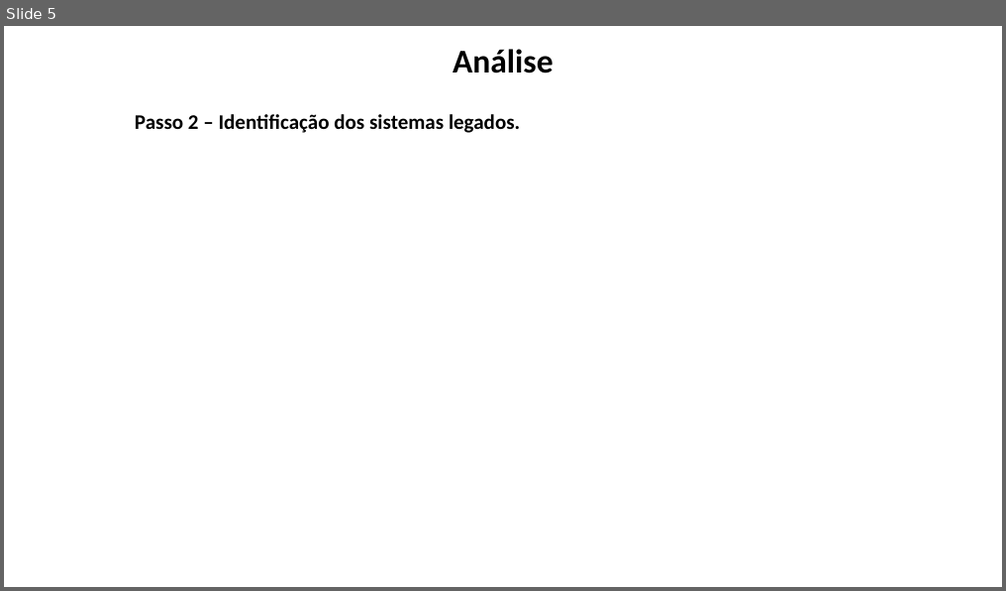
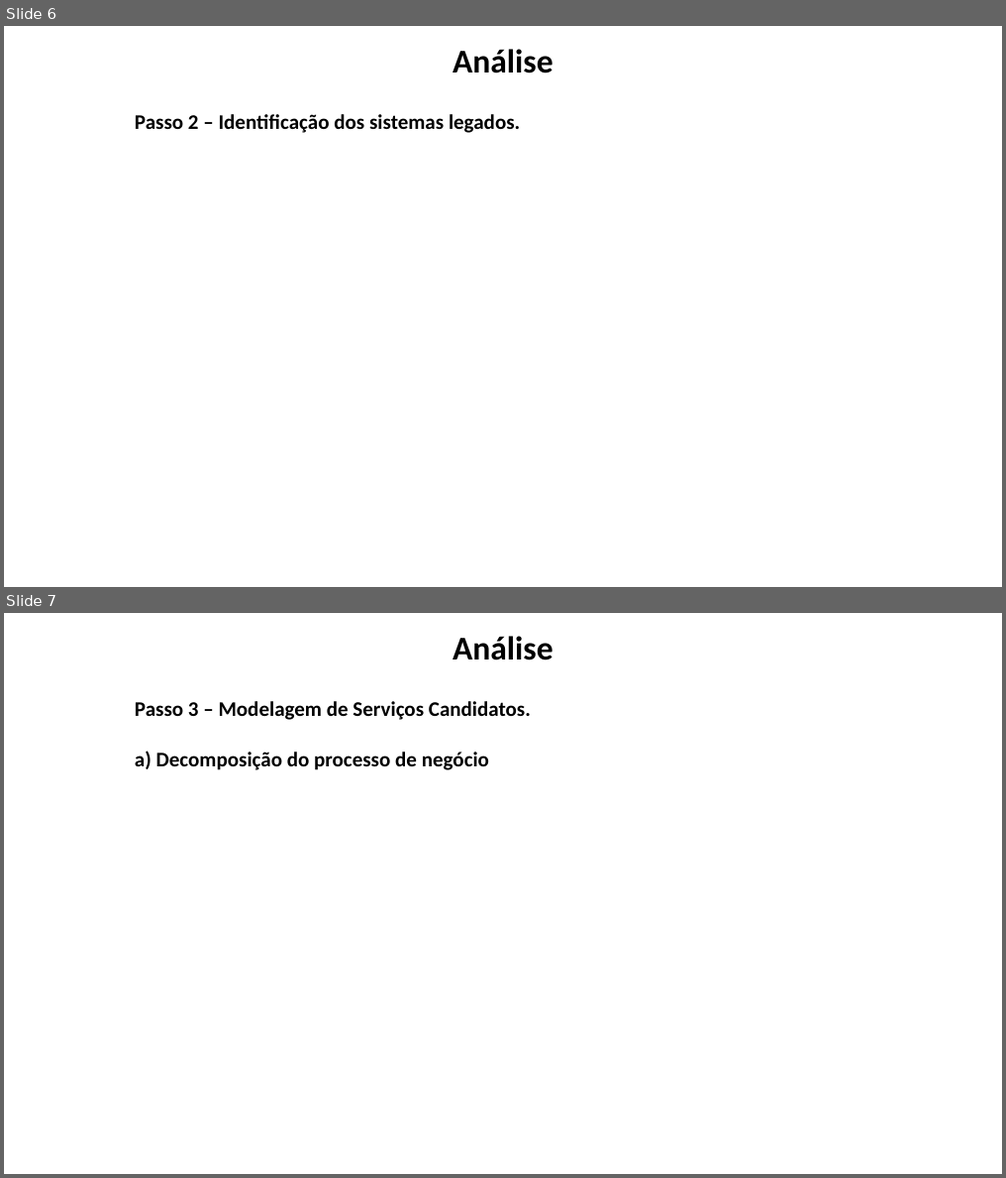
Before and after one commit to dm112-dupla/final-project, a slide deck: Trabalho 1 - DM112.pptx. Shown one above the other, each under a label of ours: slide 5 before the commit, slides 6 and 7 after it. The pictures are 1006x591 and 1006x1178 pixels, drawn with LibreOffice and Linux fonts; fonts in the diff are those of the drawing; background and template pictures are left out. Boxes give left, top, right and bottom in pixels: in the first picture for what was removed or moved away, otherwise in the second. Text is boxed around its words. In the diff, an @@ line names an element or a change of style, - is before the commit and + after.

Commit message:
Updated model

```diff
--- a/Trabalho 1 - DM112.pptx
+++ b/Trabalho 1 - DM112.pptx
@@ slide 7 added at [4,613,1002,1174], background picture (left out) @@
@@ text added at [452,636,553,661], 32 pt, text #000000, bold @@
+Análise
@@ text added at [135,701,531,770], 20 pt, text #000000, bold @@
+Passo 3 – Modelagem de Serviços Candidatos.
+a) Decomposição do processo de negócio
@@ what was slide 5 is now slide 6 @@
```
Also in this commit, not shown: 1 slide changed, 1 other slide added.
